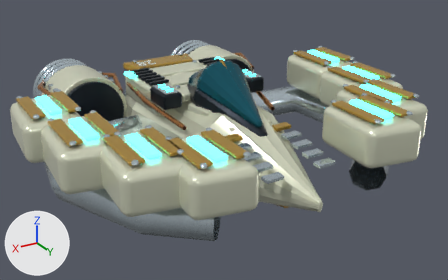
Two versions of the Blender file docs/solid-fleet-20260908/28.blend, one commit apart.
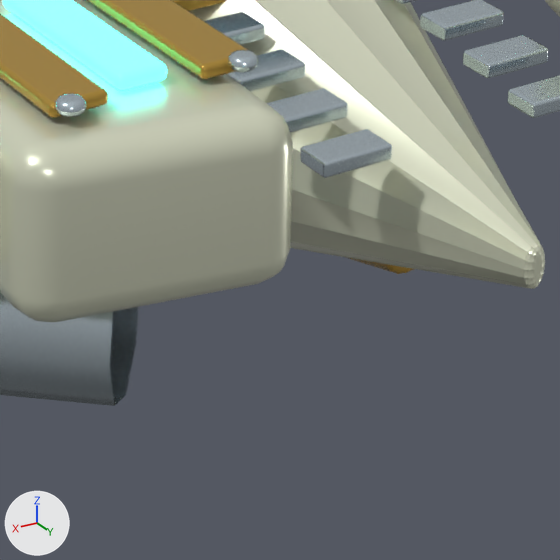
Each version is shown whole from a camera (50 mm lens) standing at (2.38, 4.35, 1.94) and looking at (-0.14, 0.16, -0.15), then close up on the part from 41% to 73% of the width and 50% to 100% of the height. The axes (+X, +Y, +Z) are drawn at lower left. The lights are the same throughout. The older version's two pictures come first.

Names of what the first close-up shows: 'SolidHull_28'.
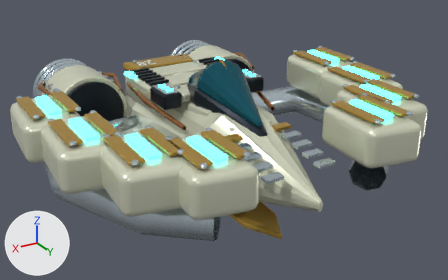
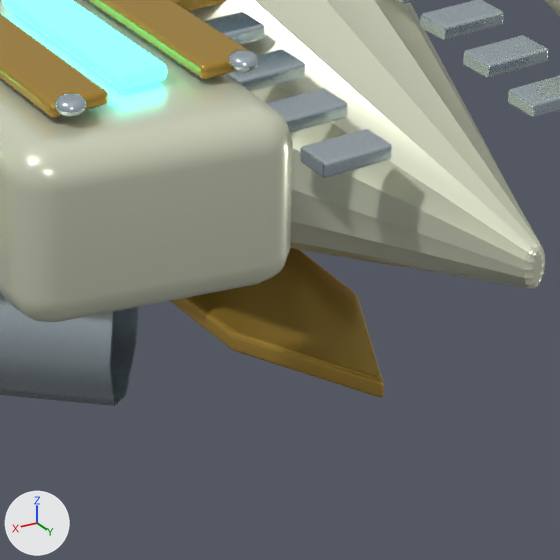
Boxes [x1, y1, x2, y2] around the edits, measured in the close-ups (560 x 560 px):
part 1 of me_deep_structural_fuselage, added (orange): after [170, 248, 384, 397]
part 2 of me_deep_structural_fuselage, deleted: before [345, 257, 413, 274]

Diff of the bpy script that builds the scene:
```diff
--- a/docs/solid-fleet-20260908/28.blend.py
+++ b/docs/solid-fleet-20260908/28.blend.py
@@ me_deep_structural_fuselage @@
 # used by ob_solidhull_28; location = (0.0, 0.0, 0.0)
-me_deep_structural_fuselage.from_pydata(...)  # 26198 vertices, 25213 faces; spans x -1.53..1.53, y -1.63..1.63, z -0.6..0.6
+me_deep_structural_fuselage.from_pydata(...)  # 26220 vertices, 25247 faces; spans x -1.53..1.53, y -1.63..1.63, z -0.6..0.6
+# me_deep_structural_fuselage part 1: a new loose piece of 88 vertices spanning x -0.23..0.17, y -0.77..1.17, z -0.57..-0.53, in mat_livery_contrast_27 (orange #c19b44)
+# me_deep_structural_fuselage part 2
+# 258 vertices are removed from x -0.29..0.22, y -0.77..1.23, z -0.45..-0.19
+# 250 faces are deleted
+# other edits to the shape of me_deep_structural_fuselage do not show in these pictures
 me_deep_structural_fuselage.materials.append(mat_hull_enamel_27)
```
